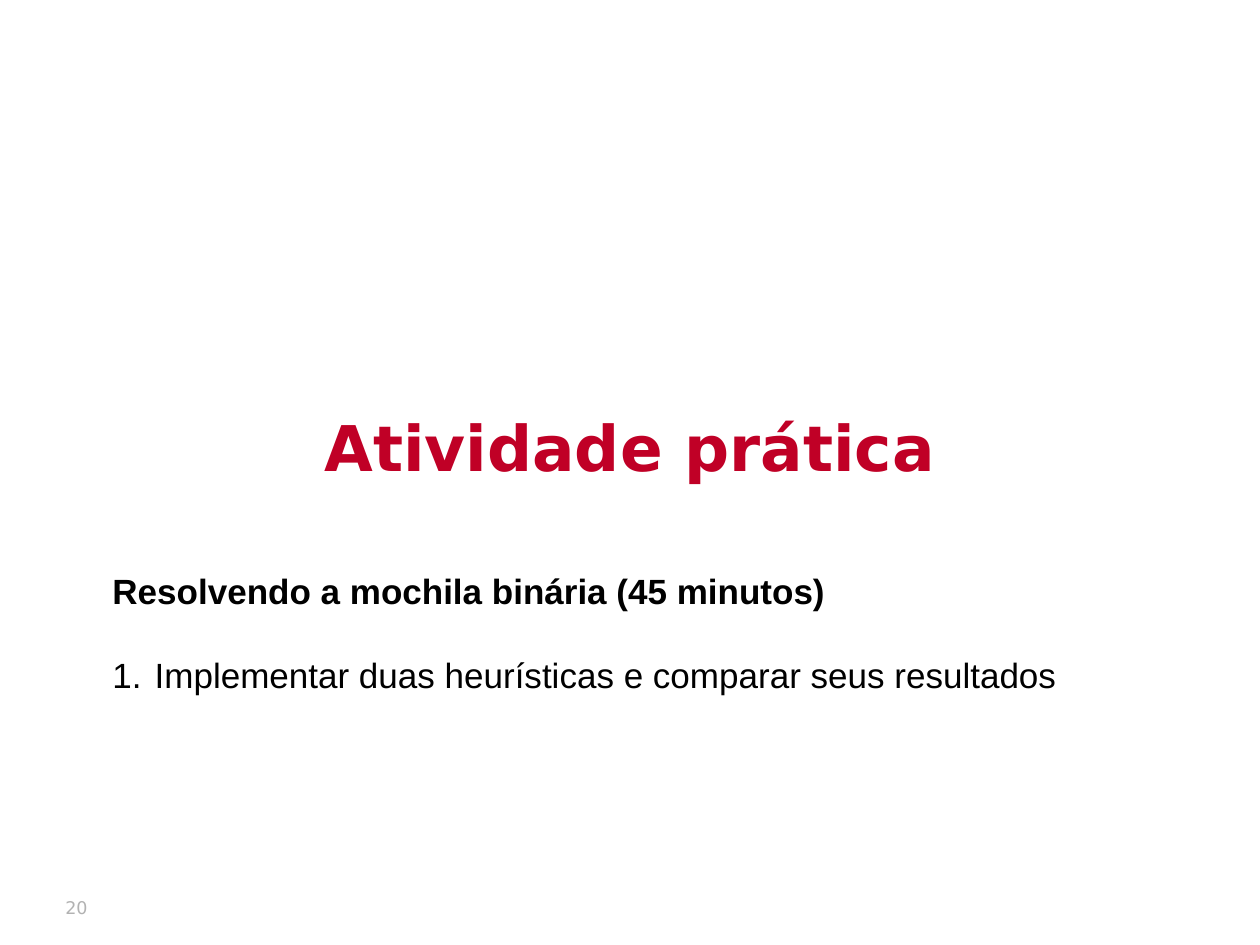
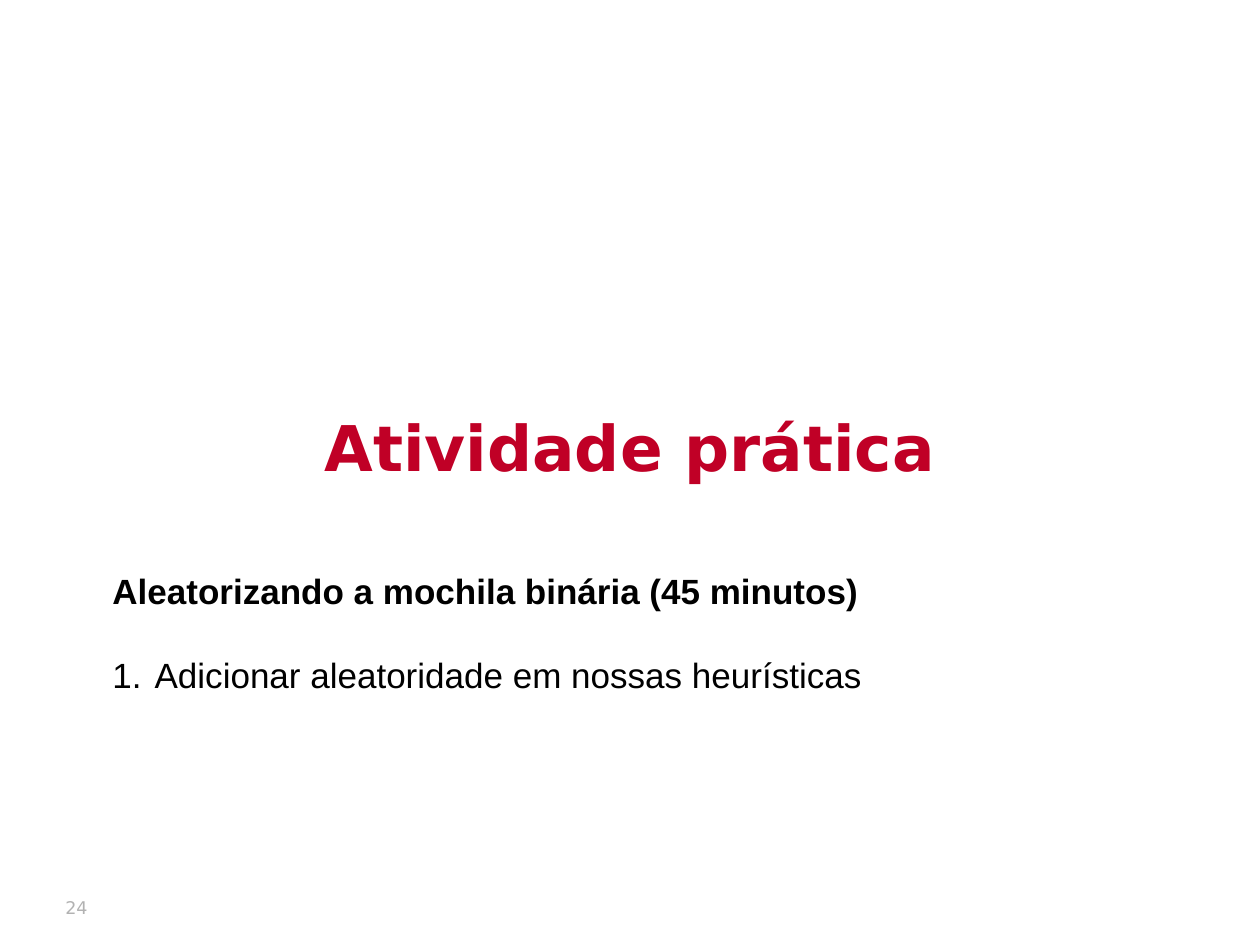
Before and after one commit to thalials/supercomp, a slide deck: slide 24 of aulas/05-algoritmos-aleatorios/slides.pptx (slide 20 before the commit). Drawn at 1260x945 pixels with LibreOffice and Linux fonts; fonts in the diff are those of the drawing; background and template pictures are left out. Boxes give left, top, right and bottom in pixels: in the first picture for what was removed or moved away, otherwise in the second. Text is boxed around its words. In the diff, an @@ line names an element or a change of style, - is before the commit and + after.

```diff
--- a/aulas/05-algoritmos-aleatorios/slides.pptx
+++ b/aulas/05-algoritmos-aleatorios/slides.pptx
@@ text at [112, 578, 861, 689]: text changed @@
-Resolvendo a mochila binária (45 minutos)
-1. Implementar duas heurísticas e comparar seus resultados
+Aleatorizando a mochila binária (45 minutos)
+1. Adicionar aleatoridade em nossas heurísticas
@@ page number at [65, 901, 87, 914]: text changed @@
-20
+24
```
Also in this commit, not shown: 4 other slides changed, 15 slides added, 16 slides removed, 29 other files.
